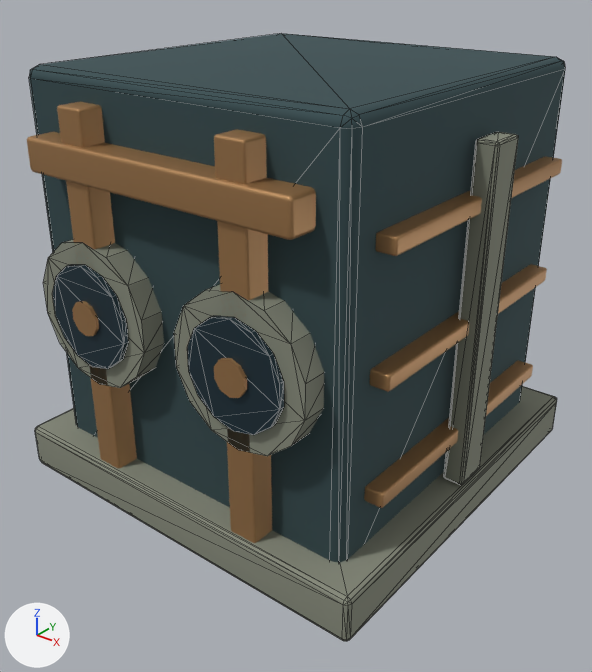
An edit to the glTF model godot/campaign/art/structures/pump-base-1.glb, drawn before and after from the same camera.
Before and after are seen from a camera (50 mm lens) standing at (1.138, -1.457, 1.222) and looking at (0.026, -0.066, 0.36). Lighting does not change. The marker at lower left points along +X, +Y and +Z. The older version comes first. Mesh edges are drawn as thin lines on the coarser meshes. Where no turn or scale is listed for an object, it has been applied to the vertices. Vertices at exactly the same position are counted once.

Before the edit, the objects in view are built like this:
```python
me_cube_001 = bpy.data.meshes.new('Cube.001')
me_cube_001.from_pydata(...)  # 280 vertices, 532 faces; spans x -0.49..0.49, y -0.49..0.49, z 0.0..0.885
me_cube_001.materials.append(mat_pump_1)  # grey #8c9080
me_cylinder_001 = bpy.data.meshes.new('Cylinder.001')
me_cylinder_001.from_pydata(...)  # a 14-sided cylinder along y spanning x -0.325..-0.095, y 0.475..0.487, z 0.372..0.608; a 14-sided cylinder along y spanning x 0.095..0.325, y 0.475..0.487, z 0.372..0.608; a 14-sided cylinder along y spanning x -0.325..-0.095, y -0.487..-0.475, z 0.372..0.608; a 14-sided cylinder along y spanning x 0.095..0.325, y -0.487..-0.475, z 0.372..0.608
me_cylinder_001.materials.append(mat_pump_2)  # dark blue #293f4a
me_cylinder_002 = bpy.data.meshes.new('Cylinder.002')
me_cylinder_002.from_pydata(...)  # 640 vertices, 1224 faces; spans x -0.463..0.463, y -0.495..0.495, z 0.09..0.93
me_cylinder_002.materials.append(mat_pump_3)  # brown #af8558
ob_pump_1 = bpy.data.objects.new('pump_1', me_cube_001)
ob_pump_1.location = (0.0, 0.0, 0.0)
ob_pump_2 = bpy.data.objects.new('pump_2', me_cylinder_001)
ob_pump_2.location = (0.0, 0.0, 0.0)
ob_pump_3 = bpy.data.objects.new('pump_3', me_cylinder_002)
ob_pump_3.location = (0.0, 0.0, 0.0)
# also in view: 'pump_0' at (0.0, 0.0, 0.5)
```
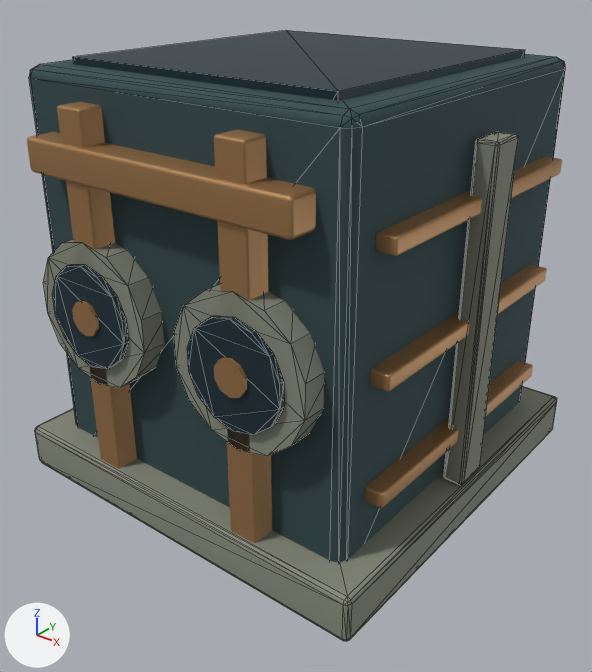
Where the change shows, as pixel boxes (x1, y1, x2, y2) in the pictures (592 x 672 px):
'pump_2', reshaped
    before: (52, 265, 284, 435)
    after: (52, 30, 525, 435)
part 1 of me_cylinder_001, added
    after: (73, 30, 525, 101)

The change, as a diff of the scene's bpy script:
```diff
--- a/godot/campaign/art/structures/pump-base-1.glb.py
+++ b/godot/campaign/art/structures/pump-base-1.glb.py
@@ me_cylinder_001 @@
 # used by ob_pump_2; location = (0.0, 0.0, 0.0)
-me_cylinder_001.from_pydata(...)  # 112 vertices, 208 faces; spans x -0.325..0.325, y -0.487..0.487, z 0.372..0.608
+me_cylinder_001.from_pydata(...)  # 120 vertices, 220 faces; spans x -0.34..0.34, y -0.487..0.487, z 0.0..1.0
+# me_cylinder_001 part 1: a new loose piece, a box spanning x -0.34..0.34, y -0.35..0.35, z 0.0..1.0, in mat_pump_2 (dark blue #293f4a)
 me_cylinder_001.materials.append(mat_pump_2)
```
